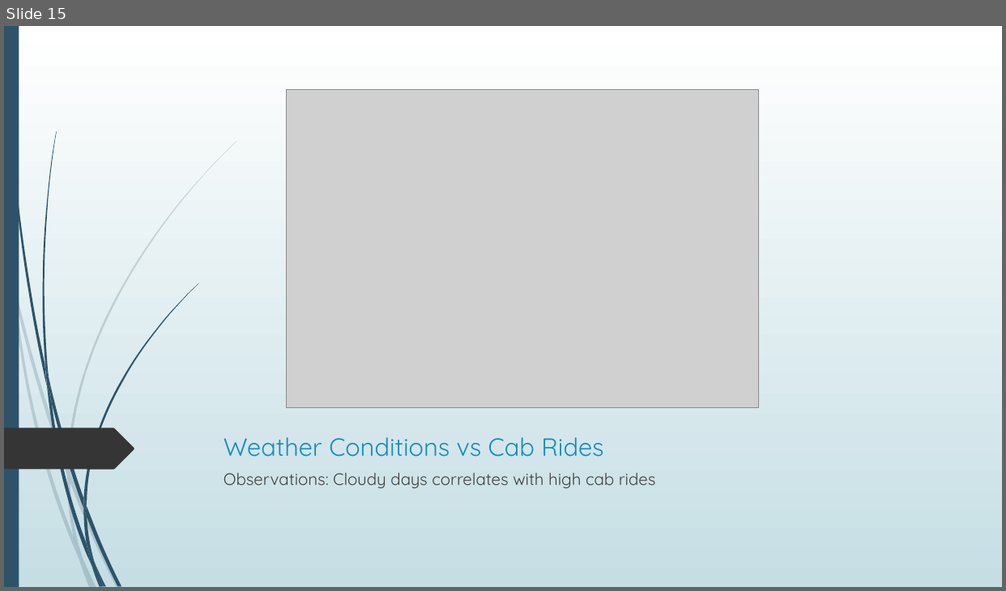
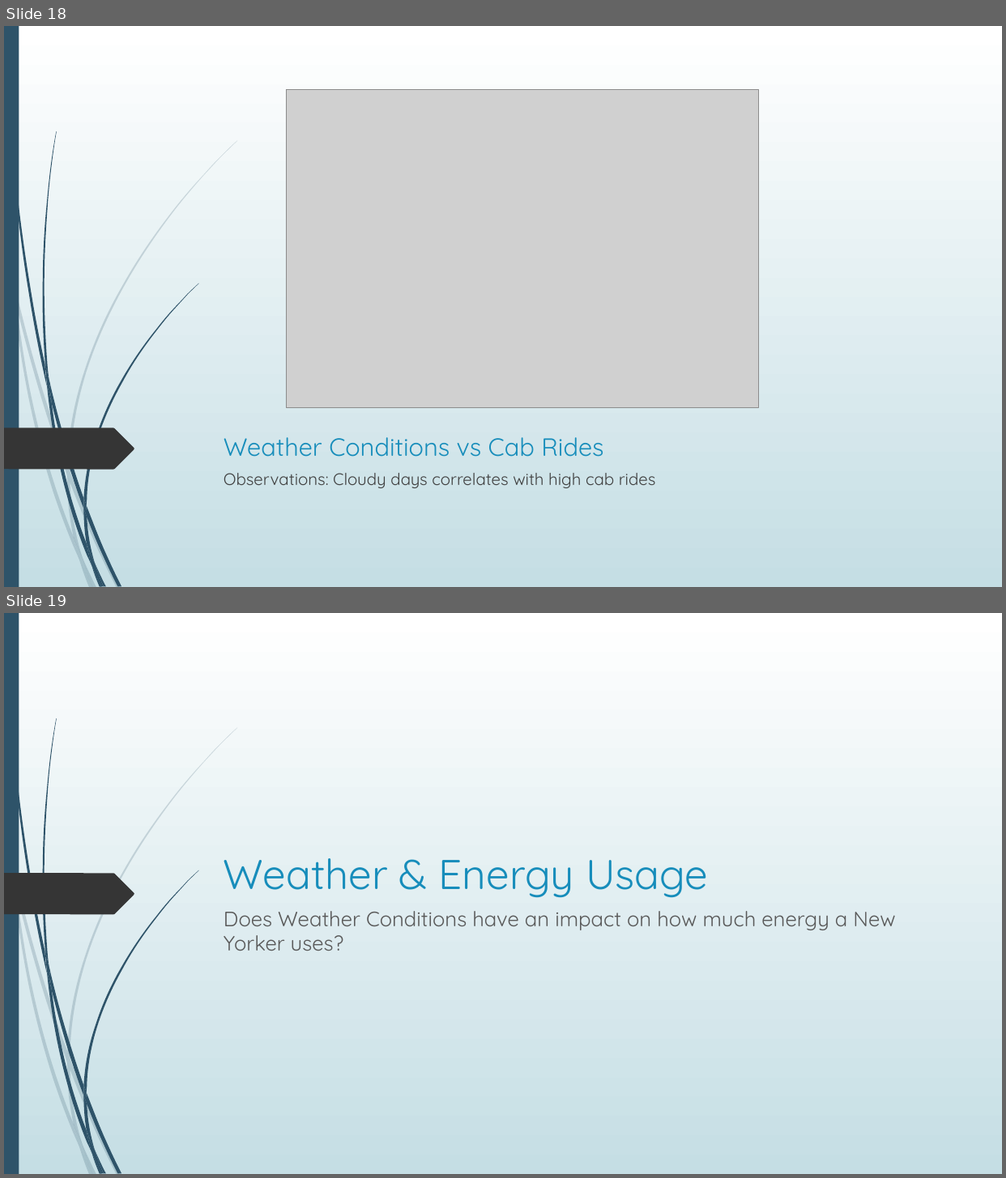
Before and after one commit to AmitChoudhary1392/Project-1_Team6, a slide deck: Project 1 - Group 6 Presentation.pptx. Shown one above the other, each under a label of ours: slide 15 before the commit, slides 18 and 19 after it. The pictures are 1006x591 and 1006x1178 pixels, drawn with LibreOffice and Linux fonts; fonts in the diff are those of the drawing; grey boxes stand for pictures. Boxes give left, top, right and bottom in pixels: in the first picture for what was removed or moved away, otherwise in the second. Text is boxed around its words. In the diff, an @@ line names an element or a change of style, - is before the commit and + after.

```diff
--- a/Project 1 - Group 6 Presentation.pptx
+++ b/Project 1 - Group 6 Presentation.pptx
@@ slide 19 added at (4,613,1002,1174), background gradient #FFFFFF to #C5DEE5; not listed: 23 template elements that a slide beside it also shows @@
@@ freeform shape added at (4,874,134,914), fill #353535 @@
@@ title added at (224,858,708,898), 40 pt, text #178DBB @@
+Weather & Energy Usage
@@ text added at (224,911,895,951), 20 pt, text #595959 @@
+Does Weather Conditions have an impact on how much energy a New Yorker uses?
@@ what was slide 15 is now slide 18 @@
```
Also in this commit, not shown: 3 slides changed, 11 other slides added.
